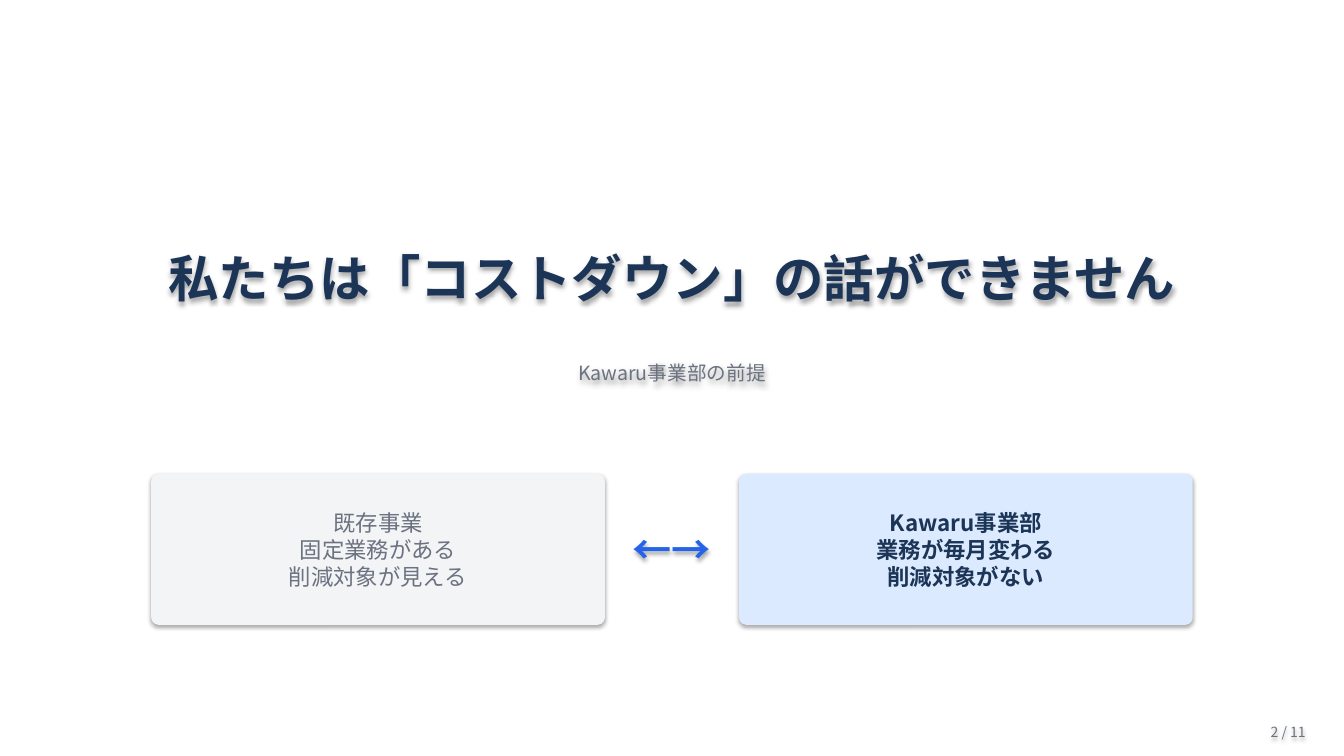
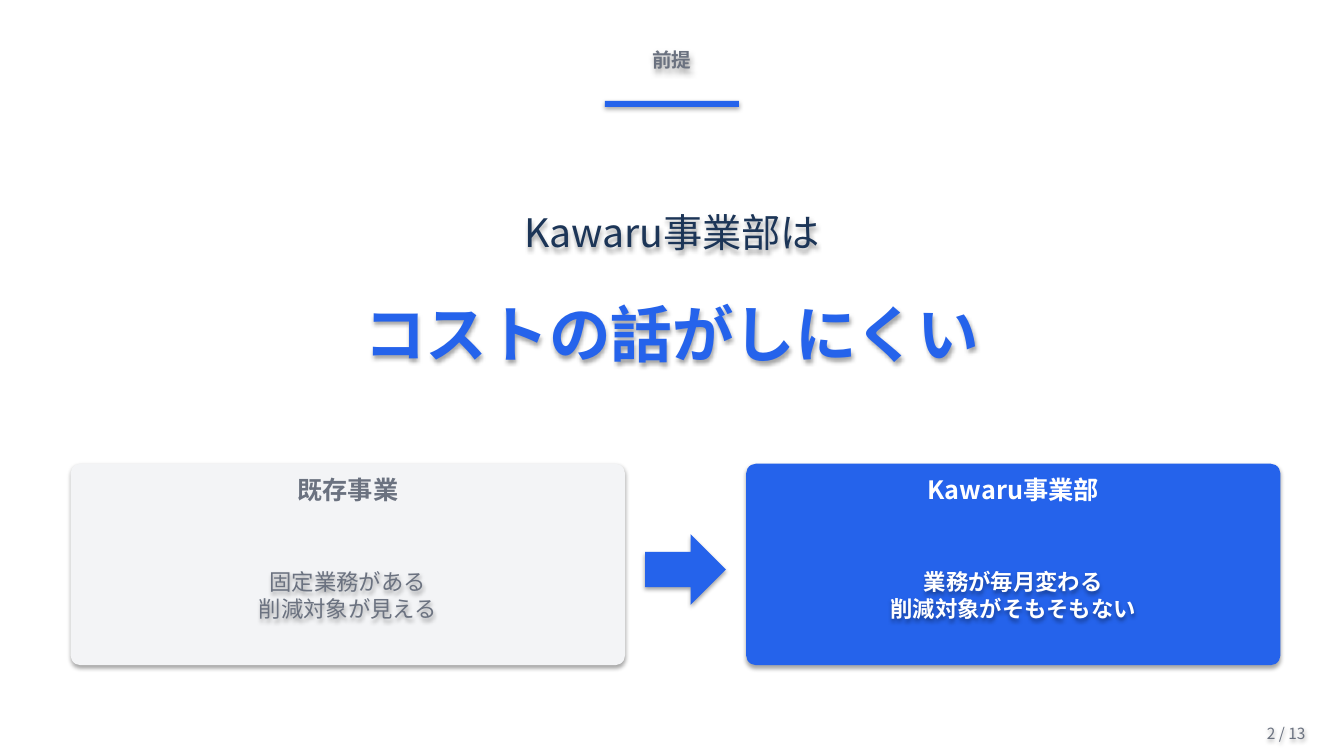
Before and after one commit to Ryunosuke-Okawa/Ryunosuke-n1, a slide deck: slide 2 of strategy/AI社員5人_発表_20260426.pptx. Drawn at 1344x756 pixels with LibreOffice and Linux fonts; fonts in the diff are those of the drawing. Boxes give left, top, right and bottom in pixels: in the first picture for what was removed or moved away, otherwise in the second. Text is boxed around its words. In the diff, an @@ line names an element or a change of style, - is before the commit and + after.

```diff
--- a/strategy/AI社員5人_発表_20260426.pptx
+++ b/strategy/AI社員5人_発表_20260426.pptx
@@ text added at (x1=652, y1=47, x2=691, y2=73), 14 pt, text #6B7280, bold @@
+前提
@@ rectangle added at (x1=605, y1=101, x2=739, y2=107), fill #2563EB @@
@@ text added at (x1=524, y1=214, x2=820, y2=252), 28 pt, text #1C3557 @@
+Kawaru事業部は
@@ text at (x1=364, y1=304, x2=979, y2=367): text changed; size 36 to 44 pt; text colour #1C3557 to #2563EB @@
-私たちは「コストダウン」の話ができません
+コストの話がしにくい
@@ text removed at (x1=578, y1=363, x2=766, y2=382) @@
-Kawaru事業部の前提
@@ rounded rectangle added at (x1=71, y1=464, x2=625, y2=665), fill #F3F4F6, 18 pt, text #6B7280, bold @@
+既存事業
@@ text removed at (x1=605, y1=474, x2=739, y2=625) @@
-←→
@@ rounded rectangle added at (x1=746, y1=464, x2=1280, y2=665), fill #2563EB, 18 pt, text #FFFFFF, bold @@
+Kawaru事業部
@@ text "固定業務がある" moved from (x1=151, y1=474, x2=605, y2=625) to (x1=259, y1=571, x2=437, y2=619) @@
@@ text "固定業務がある" at (x1=259, y1=571, x2=437, y2=619): fill #F3F4F6 to none; shadow off @@
@@ text at (x1=333, y1=512, x2=422, y2=533): paragraph removed @@
-既存事業
@@ right arrow added at (x1=645, y1=534, x2=726, y2=605), fill #2563EB @@
@@ text "業務が毎月変わる" moved from (x1=739, y1=474, x2=1193, y2=625) to (x1=891, y1=571, x2=1136, y2=621) @@
@@ text "業務が毎月変わる" at (x1=891, y1=571, x2=1136, y2=621): fill #DBEAFE to none; shadow off @@
@@ text at (x1=890, y1=512, x2=1042, y2=533): paragraph removed @@
-Kawaru事業部
@@ text at (x1=891, y1=598, x2=1136, y2=621): text changed; text colour #1C3557 to #FFFFFF @@
-削減対象がない
+削減対象がそもそもない
@@ text at (x1=924, y1=571, x2=1103, y2=595): text colour #1C3557 to #FFFFFF in "業務が毎月変わる" @@
@@ text at (x1=1267, y1=727, x2=1305, y2=739): text changed; size 10 to 11 pt @@
-2 / 11
+2 / 13
```
Also in this commit, not shown: 8 other slides changed, 4 slides added, 2 slides removed, 1 other file.
